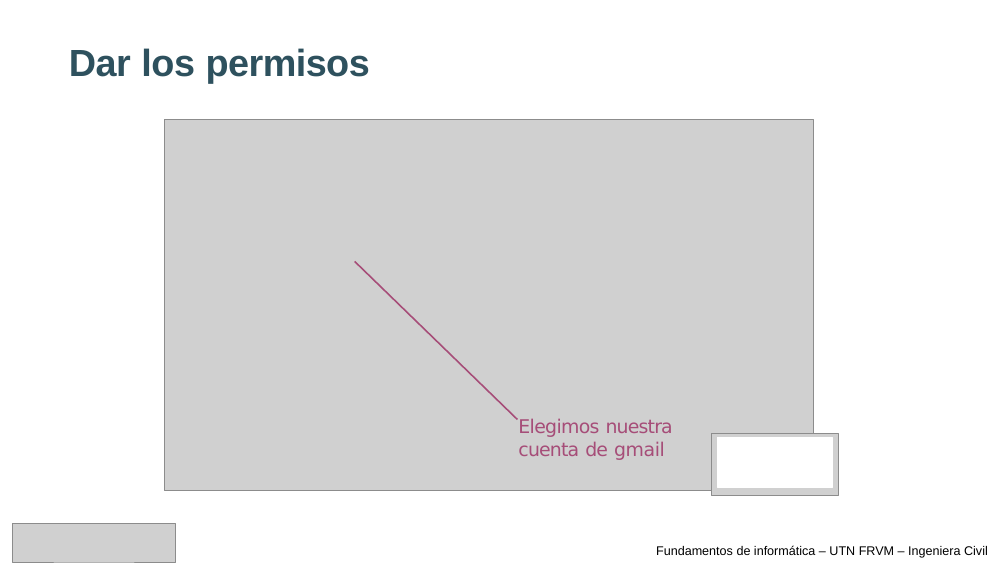
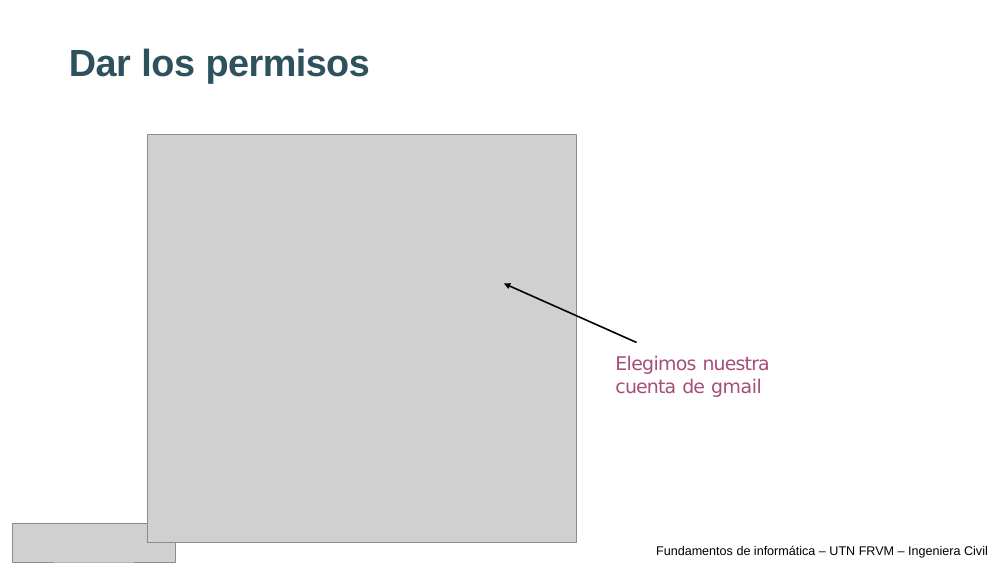
Before and after one commit to asdoffo/Fundamentos-de-informatica, a slide deck: slide 4 of Clase 5/Teoria/Clase 5 - Manipulacion de archivos.pptx. Drawn at 1008x567 pixels with LibreOffice and Linux fonts; fonts in the diff are those of the drawing; grey boxes stand for pictures; background and template pictures are left out. Boxes give left, top, right and bottom in pixels: in the first picture for what was removed or moved away, otherwise in the second. Text is boxed around its words. In the diff, an @@ line names an element or a change of style, - is before the commit and + after.

```diff
--- a/Clase 5/Teoria/Clase 5 - Manipulacion de archivos.pptx
+++ b/Clase 5/Teoria/Clase 5 - Manipulacion de archivos.pptx
@@ picture: place and size @@
-picture at bbox=[164, 119, 813, 491]
+picture at bbox=[147, 135, 577, 543]
@@ group removed at bbox=[355, 262, 838, 495]: 3 freeform shapes, 1 picture @@
@@ arrow added from (637, 343) to (504, 284), #000000 1.5 pt @@
@@ text "Elegimos nuestra cuenta de gmail": place and size @@
-text "Elegimos nuestra cuenta de gmail" at bbox=[518, 418, 673, 460]
+text "Elegimos nuestra cuenta de gmail" at bbox=[615, 355, 770, 397]
```
Also in this commit, not shown: 2 other slides changed.
